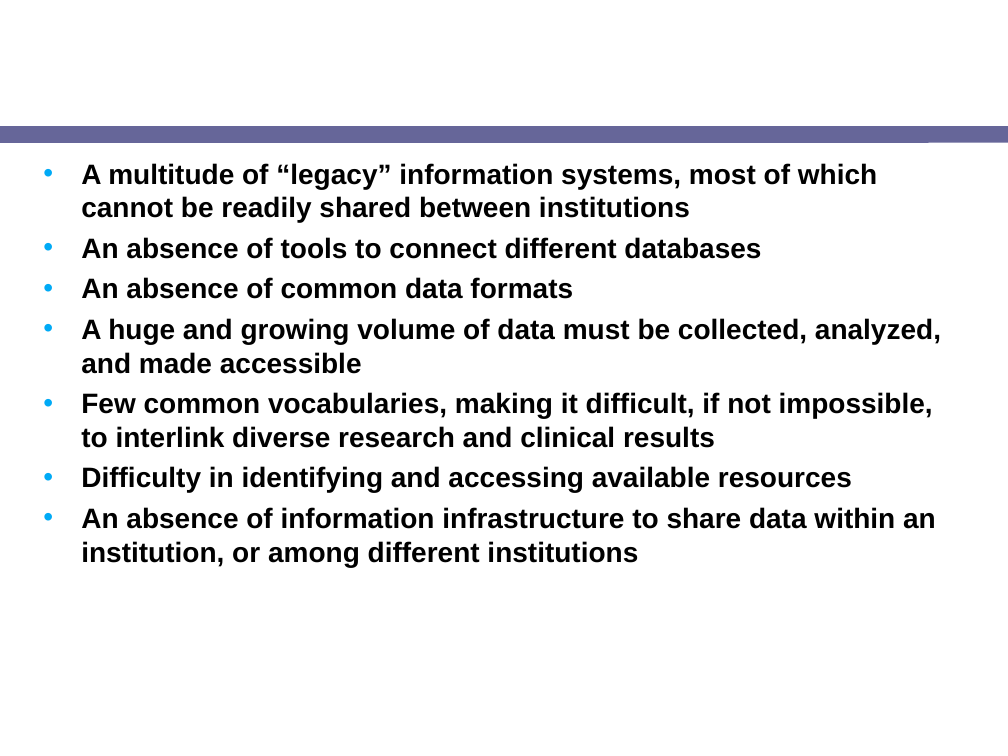
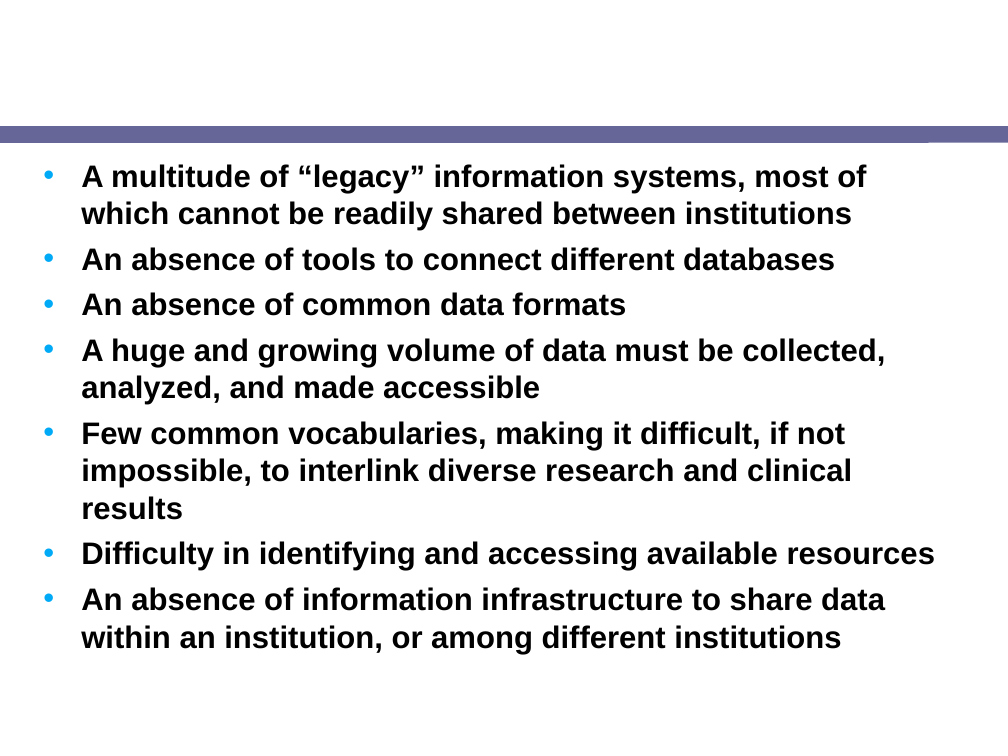
Before and after one commit to NCIP/cagrid-docs, a slide deck: slide 5 of presentations/overview/caGrid_Core_Overview_ONC.ppt. Drawn at 1008x756 pixels with LibreOffice and Linux fonts; fonts in the diff are those of the drawing; background and template pictures are left out. Boxes give left, top, right and bottom in pixels: in the first picture for what was removed or moved away, otherwise in the second. Text is boxed around its words. In the diff, an @@ line names an element or a change of style, - is before the commit and + after.

Commit message:
added some GME slides

```diff
--- a/presentations/overview/caGrid_Core_Overview_ONC.ppt
+++ b/presentations/overview/caGrid_Core_Overview_ONC.ppt
@@ text "A multitude of “legacy” information ..." at (81,164,935,654): size 20 to 22.2 pt; more space between paragraphs @@
```
Also in this commit, not shown: 1 other slide changed, 12 slides added.
